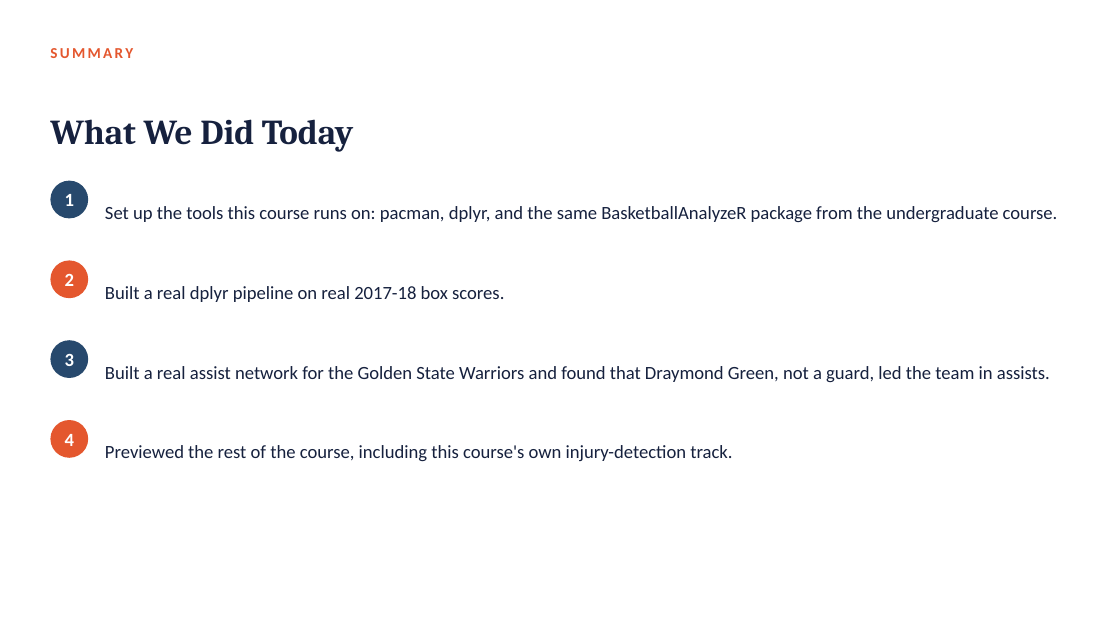
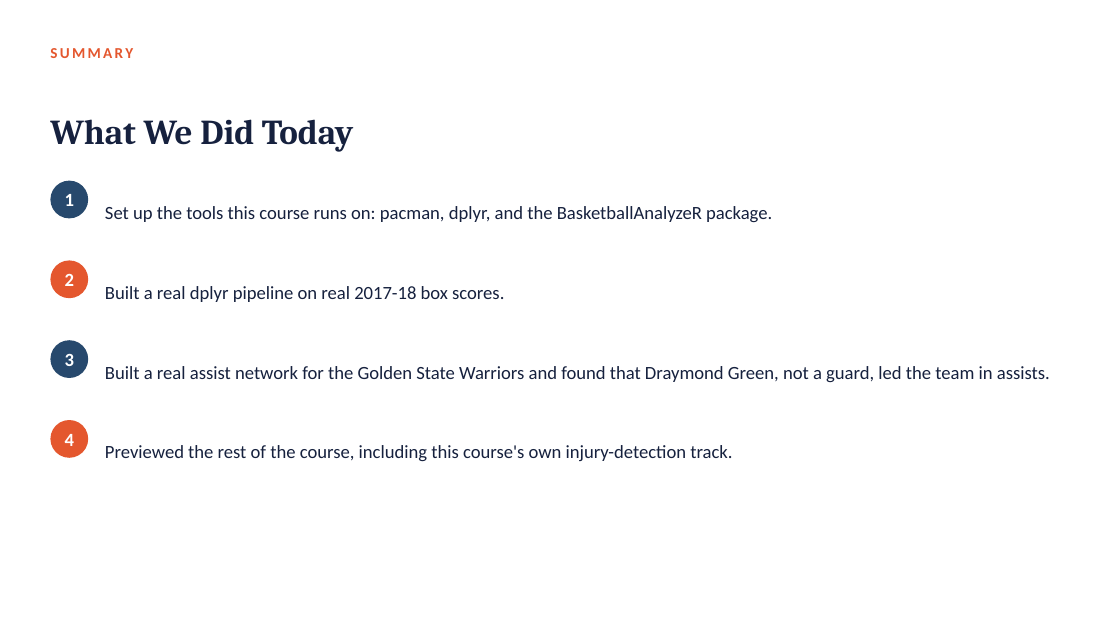
Before and after one commit to fmurital/Teaching-Curriculum, a slide deck: slide 33 of Sports-Analytics-Graduate/01_Getting_Started_with_Advanced_Basketball_Analytics/Lecture_Slides/Module01_Getting_Started_with_Advanced_Basketball_Analytics.pptx (slide 36 before the commit). Drawn at 1120x630 pixels with LibreOffice and Linux fonts; fonts in the diff are those of the drawing. Boxes give left, top, right and bottom in pixels: in the first picture for what was removed or moved away, otherwise in the second. Text is boxed around its words. In the diff, an @@ line names an element or a change of style, - is before the commit and + after.

Commit message:
Correct graduate course: build syllabus/schedule/admin, switch to course-wide Assignments/Midterm/Final structure, remove per-module homework, fix video policy and cross-course references in Modules 1-2

```diff
--- a/Sports-Analytics-Graduate/01_Getting_Started_with_Advanced_Basketball_Analytics/Lecture_Slides/Module01_Getting_Started_with_Advanced_Basketball_Analytics.pptx
+++ b/Sports-Analytics-Graduate/01_Getting_Started_with_Advanced_Basketball_Analytics/Lecture_Slides/Module01_Getting_Started_with_Advanced_Basketball_Analytics.pptx
@@ text at (105, 206, 772, 222): text changed @@
-Set up the tools this course runs on: pacman, dplyr, and the same BasketballAnalyzeR package from the undergraduate course.
+Set up the tools this course runs on: pacman, dplyr, and the BasketballAnalyzeR package.
```
Also in this commit, not shown: 7 other slides changed, 3 slides removed, 16 other files.
